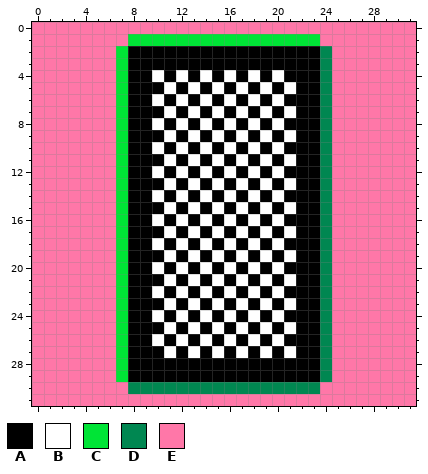
Pixel-art sprite: src/images/cards/large/Large_Card_Spinning_04.png. This is how it looked before the edit.
The file is 32x32 pixels. Colours within 5 levels of each other are drawn and written as one.
Palette (. is transparent): A #000000  B #ffffff  C #00e436  D #008751  E #ff77a8
Pixels before, first column x 0:
 0 EEEEEEEEEEEEEEEEEEEEEEEEEEEEEEEE
 1 EEEEEEEECCCCCCCCCCCCCCCCEEEEEEEE
 2 EEEEEEECAAAAAAAAAAAAAAAADEEEEEEE
 3 EEEEEEECAAAAAAAAAAAAAAAADEEEEEEE
 4 EEEEEEECAABABABABABABAAADEEEEEEE
 5 EEEEEEECAAABABABABABABAADEEEEEEE
 6 EEEEEEECAABABABABABABAAADEEEEEEE
 7 EEEEEEECAAABABABABABABAADEEEEEEE
 8 EEEEEEECAABABABABABABAAADEEEEEEE
 9 EEEEEEECAAABABABABABABAADEEEEEEE
10 EEEEEEECAABABABABABABAAADEEEEEEE
11 EEEEEEECAAABABABABABABAADEEEEEEE
12 EEEEEEECAABABABABABABAAADEEEEEEE
13 EEEEEEECAAABABABABABABAADEEEEEEE
14 EEEEEEECAABABABABABABAAADEEEEEEE
15 EEEEEEECAAABABABABABABAADEEEEEEE
16 EEEEEEECAABABABABABABAAADEEEEEEE
17 EEEEEEECAAABABABABABABAADEEEEEEE
18 EEEEEEECAABABABABABABAAADEEEEEEE
19 EEEEEEECAAABABABABABABAADEEEEEEE
20 EEEEEEECAABABABABABABAAADEEEEEEE
21 EEEEEEECAAABABABABABABAADEEEEEEE
22 EEEEEEECAABABABABABABAAADEEEEEEE
23 EEEEEEECAAABABABABABABAADEEEEEEE
24 EEEEEEECAABABABABABABAAADEEEEEEE
25 EEEEEEECAAABABABABABABAADEEEEEEE
26 EEEEEEECAABABABABABABAAADEEEEEEE
27 EEEEEEECAAABABABABABABAADEEEEEEE
28 EEEEEEECAAAAAAAAAAAAAAAADEEEEEEE
29 EEEEEEECAAAAAAAAAAAAAAAADEEEEEEE
30 EEEEEEEEDDDDDDDDDDDDDDDDEEEEEEEE
31 EEEEEEEEEEEEEEEEEEEEEEEEEEEEEEEE
Once edited:
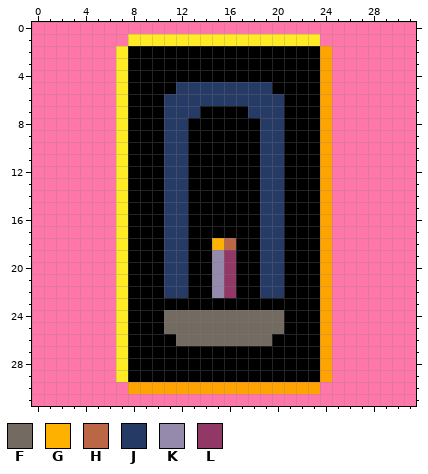
Colours new in this view: F #736a62  G #ffb100  H #bb6746  J #263a66  K #958aac  L #923866
Commit message: Large Tomb card gfx update
What changed:
colour C: #00e436 -> #ffec27
colour D: #008751 -> #ffa300
y 4: x 10 B -> A; x 12 B -> A; x 14 B -> A; x 16 B -> A; x 18 B -> A; x 20 B -> A
y 5: x 11..19 BABABABAB -> AJJJJJJJJ; x 21 B -> A
y 6: x 10..20 BABABABABAB -> AJJJJJJJJJJ
y 7: x 11..13 BAB -> JJJ; x 15 B -> A; x 17..21 BABAB -> AJJJA
y 8: x 10..12 BAB -> AJJ; x 14 B -> A; x 16 B -> A; x 18..20 BAB -> AJJ
y 9: x 11..13 BAB -> JJA; x 15 B -> A; x 17 B -> A; x 19..21 BAB -> JJA
y 10: x 10..12 BAB -> AJJ; x 14 B -> A; x 16 B -> A; x 18..20 BAB -> AJJ
y 11: x 11..13 BAB -> JJA; x 15 B -> A; x 17 B -> A; x 19..21 BAB -> JJA
y 12: x 10..12 BAB -> AJJ; x 14 B -> A; x 16 B -> A; x 18..20 BAB -> AJJ
y 13: x 11..13 BAB -> JJA; x 15 B -> A; x 17 B -> A; x 19..21 BAB -> JJA
y 14: x 10..12 BAB -> AJJ; x 14 B -> A; x 16 B -> A; x 18..20 BAB -> AJJ
y 15: x 11..13 BAB -> JJA; x 15 B -> A; x 17 B -> A; x 19..21 BAB -> JJA
y 16: x 10..12 BAB -> AJJ; x 14 B -> A; x 16 B -> A; x 18..20 BAB -> AJJ
y 17: x 11..13 BAB -> JJA; x 15 B -> A; x 17 B -> A; x 19..21 BAB -> JJA
y 18: x 10..12 BAB -> AJJ; x 14..16 BAB -> AGH; x 18..20 BAB -> AJJ
y 19: x 11..13 BAB -> JJA; x 15..17 BAB -> KLA; x 19..21 BAB -> JJA
y 20: x 10..12 BAB -> AJJ; x 14..16 BAB -> AKL; x 18..20 BAB -> AJJ
y 21: x 11..13 BAB -> JJA; x 15..17 BAB -> KLA; x 19..21 BAB -> JJA
y 22: x 10..12 BAB -> AJJ; x 14..16 BAB -> AKL; x 18..20 BAB -> AJJ
y 23: x 11 B -> A; x 13 B -> A; x 15 B -> A; x 17 B -> A; x 19 B -> A; x 21 B -> A
y 24: x 10..20 BABABABABAB -> AFFFFFFFFFF
y 25: x 11..21 BABABABABAB -> FFFFFFFFFFA
y 26: x 10 B -> A; x 12..20 BABABABAB -> FFFFFFFFA
y 27: x 11 B -> A; x 13 B -> A; x 15 B -> A; x 17 B -> A; x 19 B -> A; x 21 B -> A
